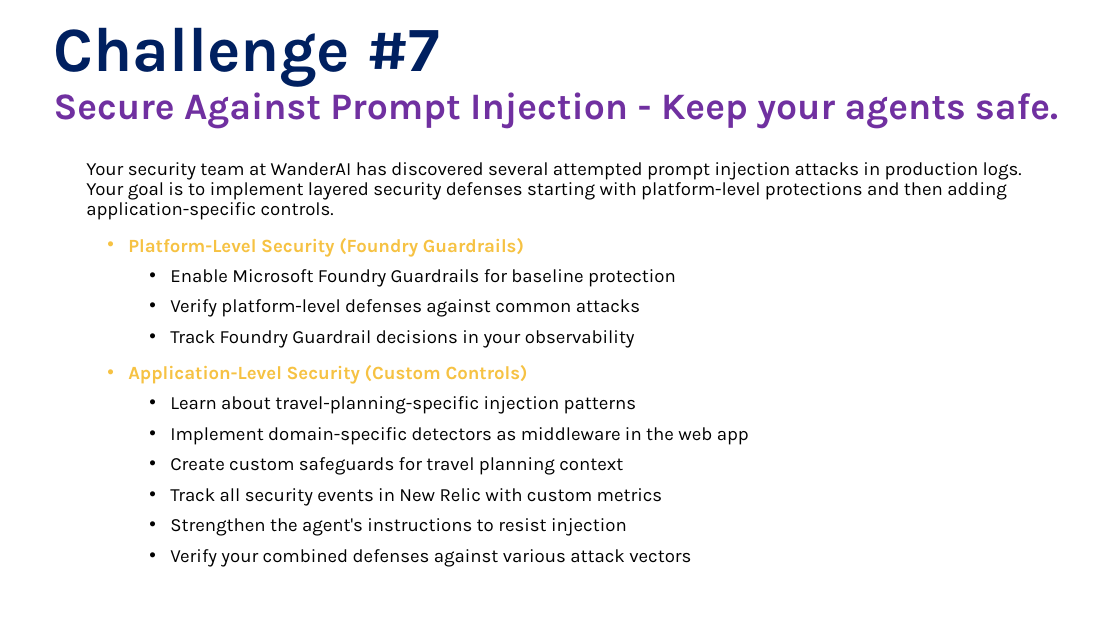
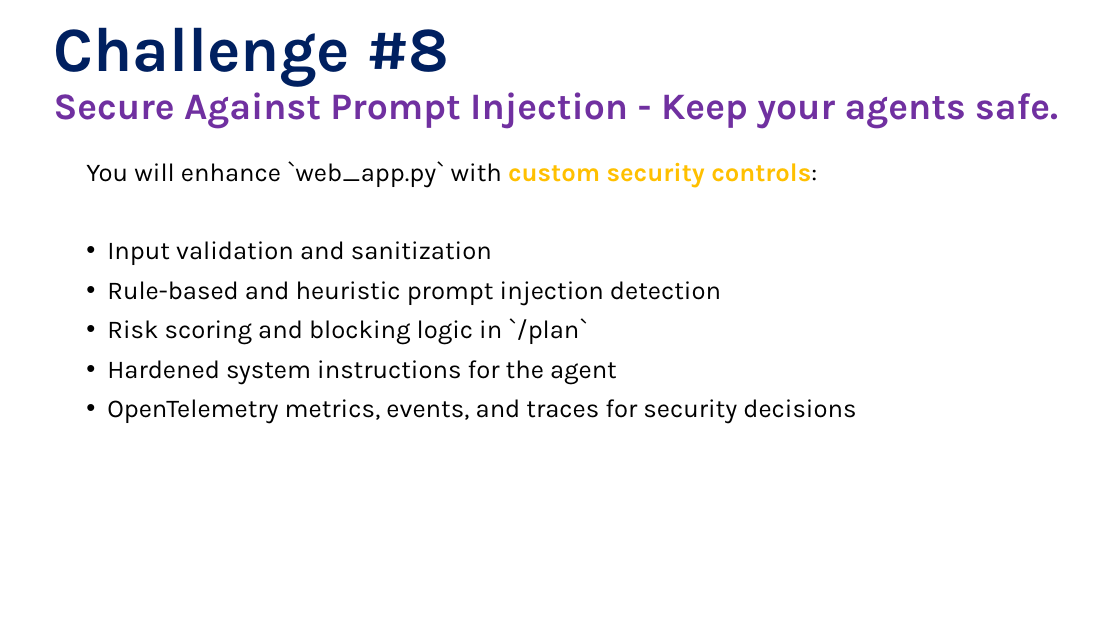
Before and after one commit to microsoft/WhatTheHack, a slide deck: slide 31 of 073-AgentFrameworkObservabilityWithNewRelic/Coach/Lectures.pptx (slide 26 before the commit). Drawn at 1120x630 pixels with LibreOffice and Linux fonts; fonts in the diff are those of the drawing; background and template pictures are left out. Boxes give left, top, right and bottom in pixels: in the first picture for what was removed or moved away, otherwise in the second. Text is boxed around its words. In the diff, an @@ line names an element or a change of style, - is before the commit and + after.

```diff
--- a/073-AgentFrameworkObservabilityWithNewRelic/Coach/Lectures.pptx
+++ b/073-AgentFrameworkObservabilityWithNewRelic/Coach/Lectures.pptx
@@ title at box(53, 27, 449, 86): text changed @@
-Challenge #7
+Challenge #8
@@ text at box(86, 161, 856, 423): text changed; size 16 to 22 pt @@
-Your security team at WanderAI has discovered several attempted prompt injection attacks in production logs. Your goal is to implement layered security defenses starting with platform-level protections and then adding application-specific controls.
-• Platform-Level Security (Foundry Guardrails)
-  • Enable Microsoft Foundry Guardrails for baseline protection
-  • Verify platform-level defenses against common attacks
-  • Track Foundry Guardrail decisions in your observability
-• Application-Level Security (Custom Controls)
-  • Learn about travel-planning-specific injection patterns
-  • Implement domain-specific detectors as middleware in the web app
-  • Create custom safeguards for travel planning context
-  • Track all security events in New Relic with custom metrics
-  • Strengthen the agent's instructions to resist injection
-  • Verify your combined defenses against various attack vectors
+You will enhance `web_app.py` with custom security controls:
+• Input validation and sanitization
+• Rule-based and heuristic prompt injection detection
+• Risk scoring and blocking logic in `/plan`
+• Hardened system instructions for the agent
+• OpenTelemetry metrics, events, and traces for security decisions
```
Also in this commit, not shown: 2 other slides changed, 5 slides added, 1 other file.
